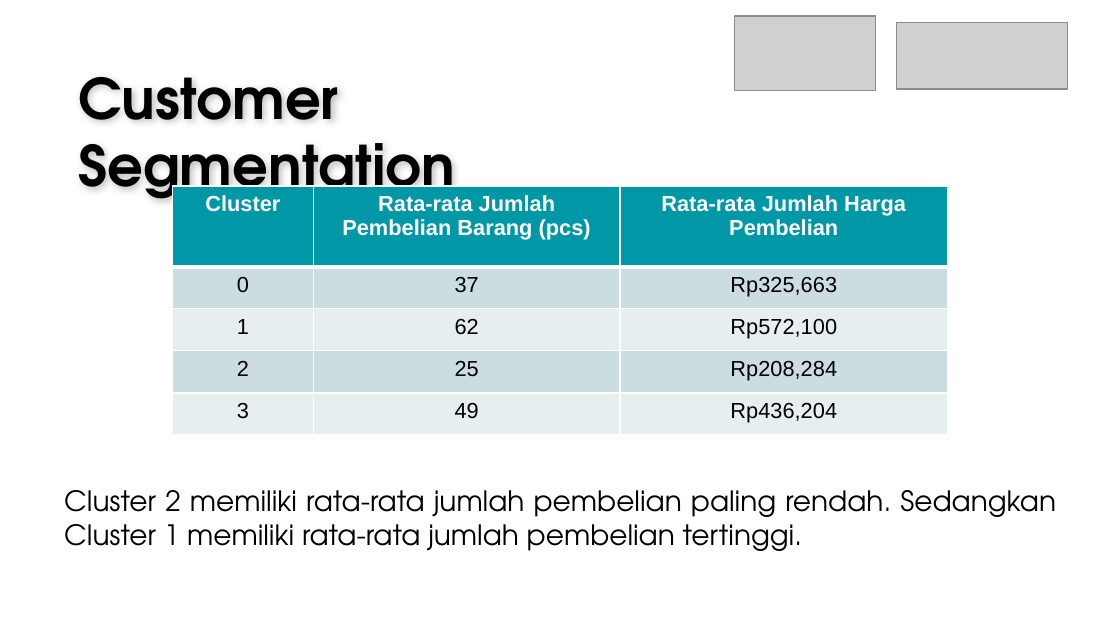
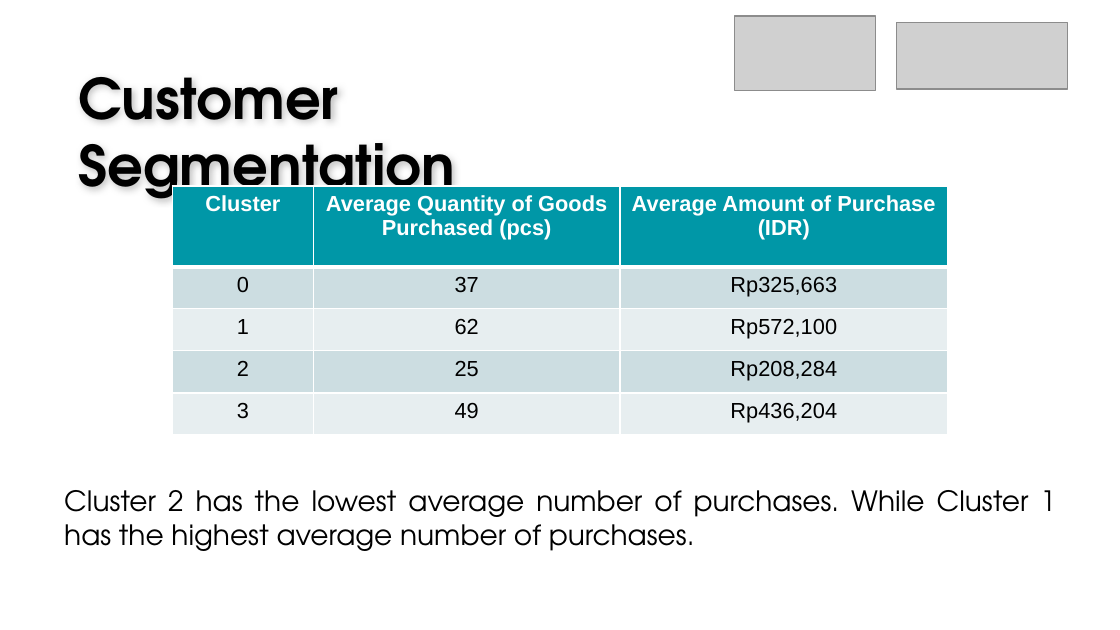
Before and after one commit to gisellehalim/kalbe-ds-vix-rakamin, a slide deck: slide 14 of Result Kalbe Nutritionals x Rakamin Academy.pptx. Drawn at 1120x630 pixels with LibreOffice and Linux fonts; fonts in the diff are those of the drawing; grey boxes stand for pictures; background and template pictures are left out. Boxes give left, top, right and bottom in pixels: in the first picture for what was removed or moved away, otherwise in the second. Text is boxed around its words. In the diff, an @@ line names an element or a change of style, - is before the commit and + after.

```diff
--- a/Result Kalbe Nutritionals x Rakamin Academy.pptx
+++ b/Result Kalbe Nutritionals x Rakamin Academy.pptx
@@ table at (172, 186, 949, 436) @@
-row 1, column 2: Rata-rata Jumlah Pembelian Barang (pcs)
+row 1, column 2: Average Quantity of Goods Purchased (pcs)
-row 1, column 3: Rata-rata Jumlah Harga Pembelian
+row 1, column 3: Average Amount of Purchase (IDR)
@@ text at (64, 490, 1056, 551): text changed @@
-Cluster 2 memiliki rata-rata jumlah pembelian paling rendah. Sedangkan Cluster 1 memiliki rata-rata jumlah pembelian tertinggi.
+Cluster 2 has the lowest average number of purchases. While Cluster 1 has the highest average number of purchases.
```
Also in this commit, not shown: 12 other slides changed, 1 slide added, 1 slide removed.
